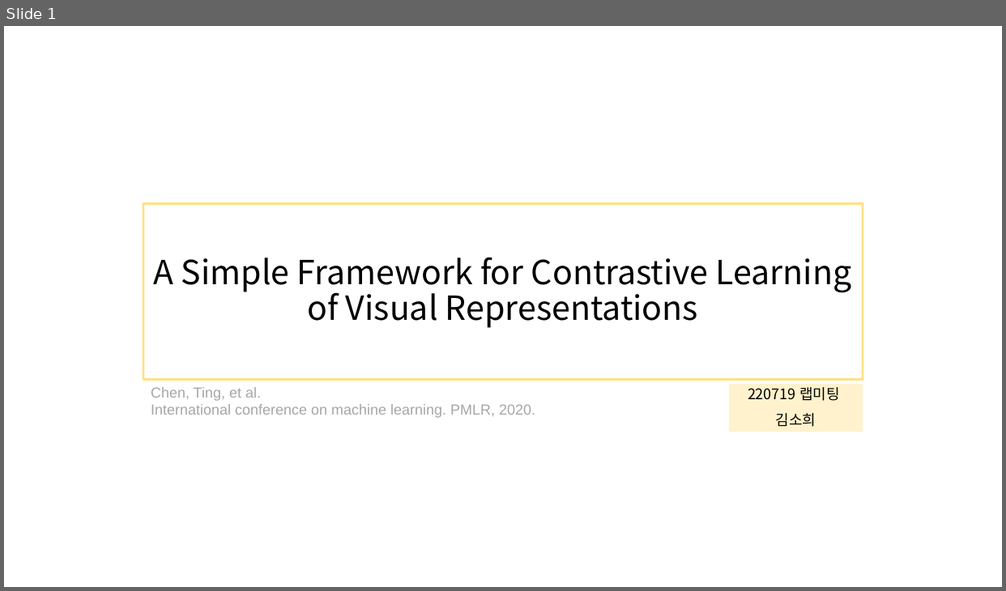
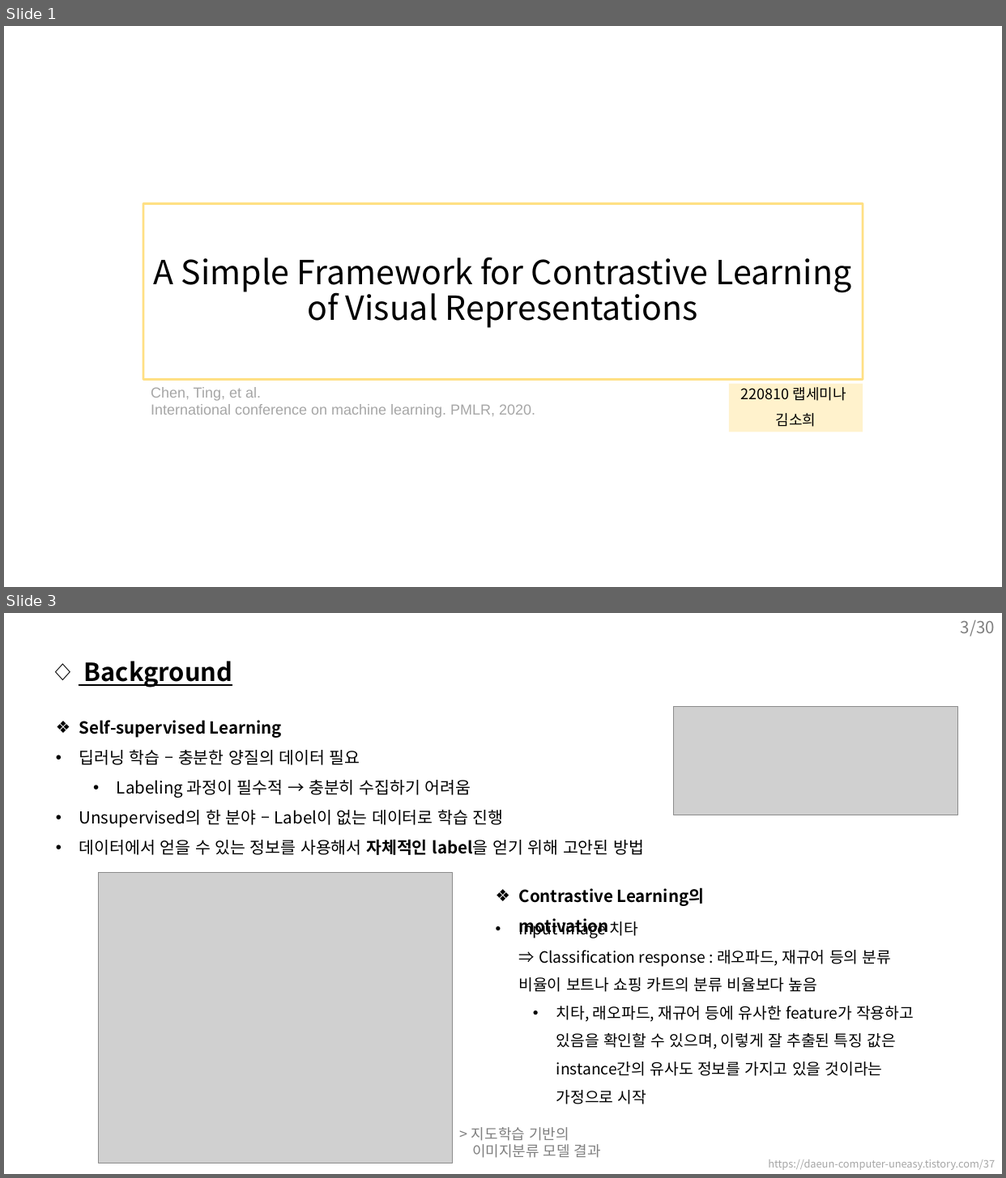
Before and after one commit to sohee98/LabSeminar, a slide deck: 220810_Contrastive learning/22.08.10 - Contrastive Learning.pptx. Shown one above the other, each under a label of ours: slide 1 before the commit, slides 1 and 3 after it; the slides between them are not shown. The pictures are 1006x591 and 1006x1178 pixels, drawn with LibreOffice and Linux fonts; fonts in the diff are those of the drawing; grey boxes stand for pictures. Boxes give left, top, right and bottom in pixels: in the first picture for what was removed or moved away, otherwise in the second. Text is boxed around its words. In the diff, an @@ line names an element or a change of style, - is before the commit and + after.

```diff
--- a/220810_Contrastive learning/22.08.10 - Contrastive Learning.pptx
+++ b/220810_Contrastive learning/22.08.10 - Contrastive Learning.pptx
@@ slide 3 added at (x1=4, y1=613, x2=1002, y2=1174), background #FFFFFF @@
@@ page number added at (x1=961, y1=620, x2=995, y2=636), 16 pt, text #808080 @@
+3/30
@@ title added at (x1=84, y1=661, x2=233, y2=688), 24 pt, text #000000, bold, underline @@
+◇ Background
@@ picture added at (x1=674, y1=707, x2=957, y2=815) @@
@@ text added at (x1=79, y1=720, x2=644, y2=855), 16 pt, text #000000 @@
+❖ Self-supervised Learning
+• 딥러닝 학습 – 충분한 양질의 데이터 필요
+  • Labeling 과정이 필수적 → 충분히 수집하기 어려움
+• Unsupervised의 한 분야 – Label이 없는 데이터로 학습 진행
+• 데이터에서 얻을 수 있는 정보를 사용해서 자체적인 label을 얻기 위해 고안된 방법
@@ picture added at (x1=98, y1=873, x2=453, y2=1163) @@
@@ text added at (x1=519, y1=888, x2=705, y2=937), 16 pt, text #000000, bold @@
+❖ Contrastive Learning의 motivation
@@ text added at (x1=519, y1=918, x2=914, y2=1105), 15 pt, text #000000 @@
+• Input image 치타
+  ⇒ Classification response : 래오파드, 재규어 등의 분류 비율이 보트나 쇼핑 카트의 분류 비율보다 높음
+  • 치타, 래오파드, 재규어 등에 유사한 feature가 작용하고 있음을 확인할 수 있으며, 이렇게 잘 추출된 특징 값은 instance간의 유사도 정보를 가지고 있을 것이라는 가정으로 시작
@@ text added at (x1=471, y1=1127, x2=601, y2=1158), 14 pt, text #808080 @@
+> 지도학습 기반의
+이미지분류 모델 결과
@@ text added at (x1=768, y1=1160, x2=995, y2=1170), 10 pt, text #A6A6A6 @@
+https://daeun-computer-uneasy.tistory.com/37
@@ slide 1 changed as well @@
@@ subtitle at (x1=741, y1=387, x2=846, y2=401): text changed @@
-220719 랩미팅
+220810 랩세미나
```
Also in this commit, not shown: 10 other slides changed, 2 other slides added, 4 slides removed.
